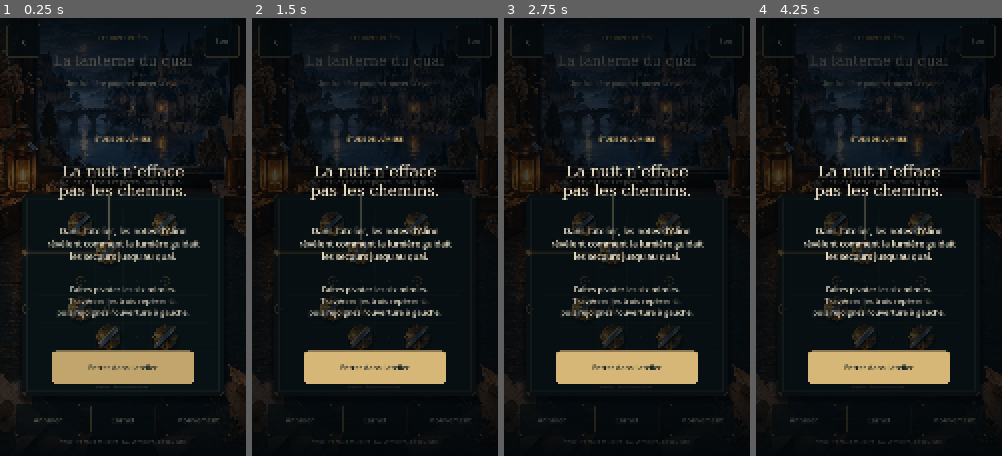
Above: before the commit, frames 1-4 (left to right).
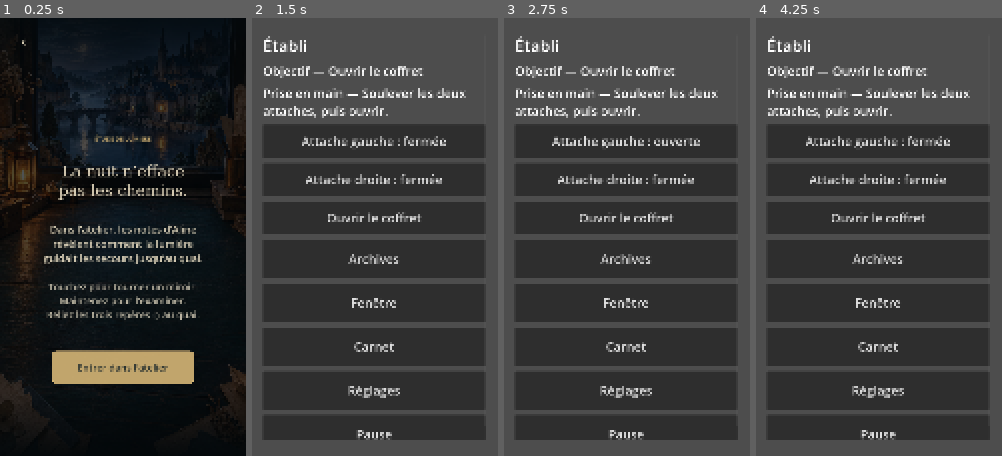
Above: after the commit, the same moments.

Repository: ln549283/project_4
Game: Godot game, scene res://scenes/slice/lantern.tscn
Same seed, same stepped clock (60 frames per second), same inputs: the game is played once before the commit and once after it. This scene is started directly instead of the project's main scene.
Inputs (mouse positions are in pixels of both pictures, inside the frame that each line leads up to):
- Up to frame 1 (0.25 s): no input
- Up to frame 2 (1.5 s): click "‹" at 0.5 s; click (375, 184) at 1.25 s, where only the run after the commit has a clickable "Nouvelle partie"
- Up to frame 3 (2.75 s): click (627, 140) at 2 s, where only the run after the commit has a clickable "Attache gauche : fermée"
- Up to frame 4 (4.25 s): click (879, 140) at 2.75 s, where only the run after the commit has a clickable "Attache gauche : ouverte"; click (977, 39) at 3.5 s, where only the run before the commit has a clickable "Son"

The runs differ from the first frame. In frame 1, 8.6% of the frame differs, in the area x 2-98%, y 1-98%; in frame 2, 96%; in frame 3, 96%; in frame 4, 96%, in the area x 0-100%, y 0-100%.

Commit message:
Refine board materials, focused overlays and object inspection transitions

Diff:
--- a/src/slice/lantern_board.gd
+++ b/src/slice/lantern_board.gd
@@ -112,19 +112,12 @@
 func _draw() -> void:
  if border==null:return
  draw_style_box(border,Rect2(0,0,888,888))
- # Physical frame: inset brass edge, a dark engraved groove, fine grain.
- draw_rect(Rect2(22,22,844,844),Color("4c5140"),false,1.0,true)
- draw_rect(Rect2(29,29,830,830),Color("091c22"),false,3.0,true)
- for i in range(52):
-  var y:=42.0+i*15.5
-  draw_line(Vector2(38,y),Vector2(850,y+sin(i*.7)*3),Color(.46,.64,.56,.024),1,true)
+ draw_texture_rect(preload("res://assets/slice/lantern/board.webp"),Rect2(0,0,888,888),false)
  for x in range(7):
   draw_line(Vector2(72+x*124,72),Vector2(72+x*124,816),Color(.64,.68,.5,.08),1,true)
   draw_line(Vector2(72,72+x*124),Vector2(816,72+x*124),Color(.64,.68,.5,.08),1,true)
  for x in range(6):
   for y in range(6):draw_circle(cell([x,y]),2,Color(.64,.68,.5,.23))
- for pos in [Vector2(16,16),Vector2(872,16),Vector2(16,872),Vector2(872,872)]:
-  draw_circle(pos,4,BRASS.darkened(.3));draw_line(pos-Vector2(2,2),pos+Vector2(2,2),Color("1b2727"),1,true)
  var points: Array=trace.path
  for mark in contract.marks:
   var pos:=cell(mark)
--- a/src/slice/lantern_slice.gd
+++ b/src/slice/lantern_slice.gd
@@ -47,6 +47,7 @@
   hints=int(Session.state.campaign.hints.p13)
   finished="p13" in Session.state.campaign.solved
  else:_load_local()
+ var matte:=ColorRect.new();matte.color=INK;matte.set_anchors_and_offsets_preset(Control.PRESET_FULL_RECT);matte.mouse_filter=Control.MOUSE_FILTER_IGNORE;add_child(matte)
  canvas=Control.new()
  canvas.name="Stage"
  canvas.size=Vector2(1080,1920)
@@ -82,19 +83,19 @@
  var eyebrow:=_label("LES RIVES PLIÉES",Rect2(220,66,640,44),27,GOLD)
  eyebrow.add_theme_constant_override("outline_size",2);hud.add_child(eyebrow)
  hud.add_child(_label("La lanterne du quai",Rect2(140,138,800,100),61,CREAM,true))
- subtitle=_label("Une lumière pour retrouver la rive.",Rect2(130,251,820,70),30,CREAM)
+ subtitle=_label("Une lumière pour retrouver la rive.",Rect2(130,251,820,70),36,CREAM)
  hud.add_child(subtitle)
  sound_button=_button("Son",Rect2(898,28,152,144),toggle_sound,false)
  hud.add_child(sound_button)
  counter=_label("◇  ◇  ◇",Rect2(330,612,420,58),42,GOLD)
  hud.add_child(counter)
- status=_label("Reliez les trois repères, puis le quai.",Rect2(120,685,840,66),32,CREAM)
+ status=_label("Reliez les trois repères, puis le quai.",Rect2(120,685,840,66),36,CREAM)
  hud.add_child(status)
  hud.add_child(_button("Annuler",Rect2(70,1690,280,144),undo,false))
  hud.add_child(_button("Carnet",Rect2(400,1690,280,144),show_notebook,false))
  motion_button=_button("Mouvement",Rect2(730,1690,280,144),toggle_motion,false)
  hud.add_child(motion_button)
- hud.add_child(_label("TOUCHER POUR TOURNER · MAINTENIR POUR EXAMINER",Rect2(70,1840,940,38),20,Color("b8b7a8")))
+ hud.add_child(_label("TOUCHER · TOURNER   /   MAINTENIR · EXAMINER",Rect2(70,1840,940,38),27,Color("b8b7a8")))
  _refresh_controls()
  if finished:
   begun=true;reveal=1;board.set_enabled(false);_show_ending()
@@ -121,14 +122,14 @@
  return label
 func _button(text: String,rect: Rect2,callback: Callable,filled: bool=true) -> Button:
  var b:=Button.new();b.text=text;b.position=rect.position;b.size=rect.size;b.mouse_default_cursor_shape=Control.CURSOR_POINTING_HAND
- b.add_theme_font_size_override("font_size",32 if text!="‹" else 62)
+ b.add_theme_font_size_override("font_size",42 if text!="‹" else 62)
  for key in ["normal","hover","pressed","focus"]:
   var style:=StyleBoxFlat.new()
-  style.bg_color=Color("d7b777") if filled else Color(.035,.09,.105,.7)
+  style.bg_color=Color("d7b777") if filled else Color(.035,.09,.105,.0)
   if key=="pressed":style.bg_color=style.bg_color.darkened(.18)
   if key=="hover":style.bg_color=style.bg_color.lightened(.1)
   style.set_corner_radius_all(12)
-  style.set_border_width_all(2 if key=="focus" else 1)
+  style.set_border_width_all(2 if key=="focus" else (1 if filled else 0))
   style.border_color=CREAM if key=="focus" else Color(.71,.6,.4,.45)
   b.add_theme_stylebox_override(key,style)
  b.add_theme_color_override("font_color",INK if filled else CREAM)
@@ -139,9 +140,15 @@
 func _new_modal() -> Control:
  if modal_tween!=null and modal_tween.is_valid():modal_tween.kill()
  if modal!=null:modal.queue_free()
+ hud.visible=false
+ board.visible=false
  modal=Control.new();modal.size=Vector2(1080,1920);canvas.add_child(modal)
- var shade:=ColorRect.new();shade.color=Color(.01,.025,.035,.76);shade.size=modal.size
+ var shade:=ColorRect.new();shade.color=Color(.01,.025,.035,.78);shade.size=modal.size
  modal.add_child(shade)
+ modal.add_child(_button("‹",Rect2(30,28,148,144),func():
+  if begun and not finished:_close_modal()
+  else:leave()
+ ,false))
  modal.modulate.a=0
  modal_tween=create_tween();modal_tween.tween_property(modal,"modulate:a",1.0,.08 if reduced else .28)
  board.set_enabled(false)
@@ -152,13 +159,15 @@
  var old: Control=modal;modal=null
  old.mouse_filter=Control.MOUSE_FILTER_IGNORE
  old.queue_free()
+ hud.visible=true
+ board.visible=true
  board.set_enabled(begun and not finished)
 func _show_intro() -> void:
  var m:=_new_modal()
  m.add_child(_label("ÉTUDE DE LUMIÈRE",Rect2(130,500,820,60),27,GOLD))
  m.add_child(_label("La nuit n’efface\npas les chemins.",Rect2(120,600,840,230),68,CREAM,true))
- m.add_child(_label("Dans l’atelier, les notes d’Aline révèlent comment la lumière guidait les secours jusqu’au quai.",Rect2(180,880,720,220),38))
- m.add_child(_label("Faites pivoter les six miroirs.\nTraversez les trois repères ◇,\npuis rejoignez l’ouverture à gauche.",Rect2(170,1140,740,200),34,Color("d0c8b3")))
+ m.add_child(_label("Dans l’atelier, les notes d’Aline révèlent comment la lumière guidait les secours jusqu’au quai.",Rect2(180,880,720,220),44))
+ m.add_child(_label("Touchez pour tourner un miroir.\nMaintenez pour l’examiner.\nReliez les trois repères ◇ au quai.",Rect2(170,1140,740,200),42,Color("d0c8b3")))
  m.add_child(_button("Entrer dans l’atelier",Rect2(230,1460,620,144),begin))
 func begin() -> void:
  begun=true
@@ -212,7 +221,8 @@
  var ray: Dictionary=Rules.light_trace(contract,puzzle)
  var count: int=int(ray.marks)
  counter.text=" ".join(["◆" if count>0 else "◇","◆" if count>1 else "◇","◆" if count>2 else "◇"])
- status.text="%d / 3 repères éclairés · rejoignez le quai"%count
+ status.text="%d / 3 repères · rejoignez le quai"%count
+ if save_error:status.text="Sauvegarde indisponible · gardez le jeu ouvert."
  if count>prior_marks and begun:audio.play_cue("mark")
  prior_marks=count
 func inspect_mirror(index: int) -> void:
@@ -222,8 +232,14 @@
  var sprite:=TextureRect.new();sprite.texture=preload("res://assets/slice/lantern/mirror.webp");sprite.position=Vector2(280,480);sprite.size=Vector2(520,520);sprite.expand_mode=TextureRect.EXPAND_IGNORE_SIZE;sprite.mouse_filter=Control.MOUSE_FILTER_IGNORE
  sprite.pivot_offset=Vector2(260,260);sprite.rotation=-PI/4 if int(puzzle.turns[index])==0 else PI/4
  m.add_child(sprite)
+ if not reduced:
+  sprite.position=board.position+board.cell(contract.mirrors[index])-Vector2(260,260)
+  sprite.scale=Vector2.ONE*.26
+  var lift:=create_tween().set_parallel(true)
+  lift.tween_property(sprite,"position",Vector2(280,480),.38).set_trans(Tween.TRANS_CUBIC).set_ease(Tween.EASE_OUT)
+  lift.tween_property(sprite,"scale",Vector2.ONE,.38).set_trans(Tween.TRANS_CUBIC).set_ease(Tween.EASE_OUT)
  m.add_child(_label("Un quart de tour",Rect2(150,1080,780,100),62,CREAM,true))
- m.add_child(_label("Le laiton pivote, le reflet change.\nChaque miroir dévie la lumière\nà angle droit.",Rect2(150,1220,780,190),38))
+ m.add_child(_label("Le laiton pivote, le reflet change.\nChaque miroir dévie la lumière\nà angle droit.",Rect2(150,1220,780,190),44))
  m.add_child(_button("Reposer le miroir",Rect2(230,1520,620,144),_close_modal))
 func show_notebook() -> void:
  if modal!=null or finished:return
@@ -232,7 +248,7 @@
  var m:=_new_modal()
  m.add_child(_label("LE CARNET D’ALINE",Rect2(130,400,820,60),28,GOLD))
  m.add_child(_label("Suivre la lumière",Rect2(120,510,840,110),62,CREAM,true))
- m.add_child(_label("« Trois repères, puis la rive.\nCe n’est pas la distance qui compte,\nmais ce que la lumière traverse. »",Rect2(140,675,800,240),38))
+ m.add_child(_label("« Trois repères, puis la rive.\nCe n’est pas la distance qui compte,\nmais ce que la lumière traverse. »",Rect2(140,675,800,240),44))
  var hint_text: String="Observez le trajet depuis la lanterne.\nUn toucher fait pivoter un miroir."
  if hints>0:hint_text=str(contract.hints[mini(hints,3)-1])
  m.add_child(_label(hint_text,Rect2(160,1000,760,240),36,Color("d9caab")))
@@ -246,7 +262,7 @@
  var m:=_new_modal()
  m.add_child(_label("LE QUAI RETROUVÉ",Rect2(130,520,820,60),27,GOLD))
  m.add_child(_label("Quelqu’un avait\npréparé le chemin.",Rect2(110,640,860,230),65,CREAM,true))
- m.add_child(_label("La lumière rejoint la rive.\nAline avait pensé à ceux qui\narriveraient après la tombée de la nuit.",Rect2(160,960,760,220),38))
+ m.add_child(_label("La lumière rejoint la rive.\nAline avait pensé à ceux qui\narriveraient après la tombée de la nuit.",Rect2(160,960,760,220),44))
  m.add_child(_label("Les pièces du passage prennent sens.\nIl reste à reconstituer le sauvetage.",Rect2(160,1220,760,160),33,Color("d3c7ab")))
  m.add_child(_button("Continuer" if campaign_mode else "Quitter l’atelier",Rect2(230,1460,620,144),leave))
  if not campaign_mode:m.add_child(_button("Rejouer cette séquence",Rect2(230,1640,620,144),replay,false))
@@ -284,6 +300,7 @@
   hints=clampi(int(config.get_value("slice","hints",0)),0,3)
 func leave() -> void:
  if not is_inside_tree():return
+ if campaign_mode and finished:Session.state.acknowledge_narrative("n_p13")
  _persist()
  board.set_enabled(false)
  if reduced:
--- a/tools/slice/capture.gd
+++ b/tools/slice/capture.gd
@@ -26,6 +26,9 @@
  await shot("05-light-arrives")
  await create_timer(1.8).timeout
  await shot("06-conclusion")
+ scene.queue_free()
+ await process_frame
+ await process_frame
  quit()
 func shot(name: String) -> void:
  await RenderingServer.frame_post_draw
Binary file added: assets/slice/lantern/board.webp
Not shown, changed: docs/VERTICAL_SLICE.md
Not shown, changed: tools/slice/image_prompts.md
